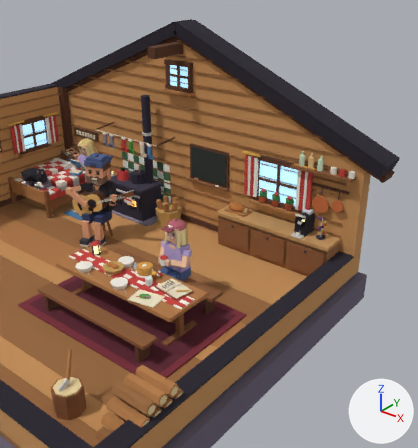
Before and after pictures for a commit that changed the glTF model public/models/hut.glb.
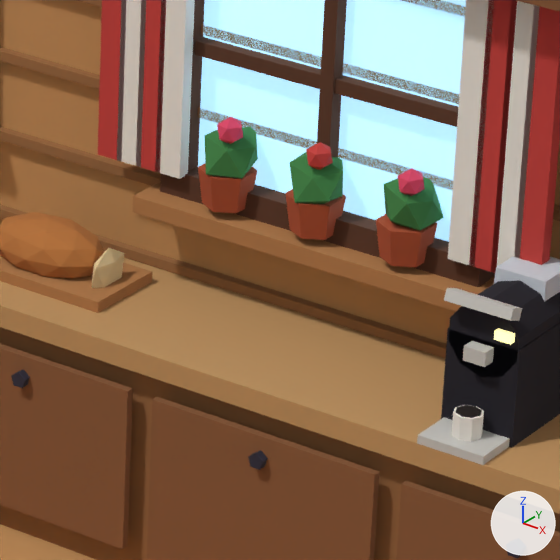
There are two pictures of each version: one from a 50 mm camera at (9.24, -6.96, 6.59) aimed at (1.89, 2.23, 0.89), one close up on the part from 55% to 75% of the width and 38% to 57% of the height. The lights are fixed; the arrows at lower right show +X, +Y and +Z. The first two pictures are the older version. Where no turn or scale is listed for an object, it has been applied to the vertices.

Objects in the first close-up: 'counter', 'curtains', 'geraniums', 'nespresso_body', 'room', 'window_frame', 'window_glass'.
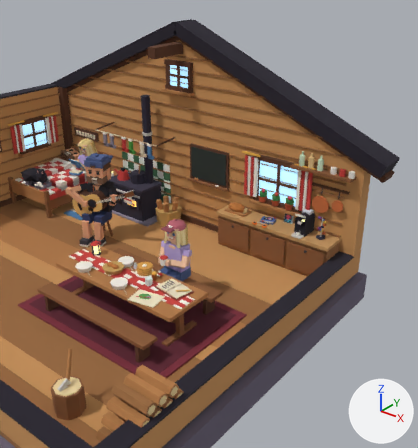
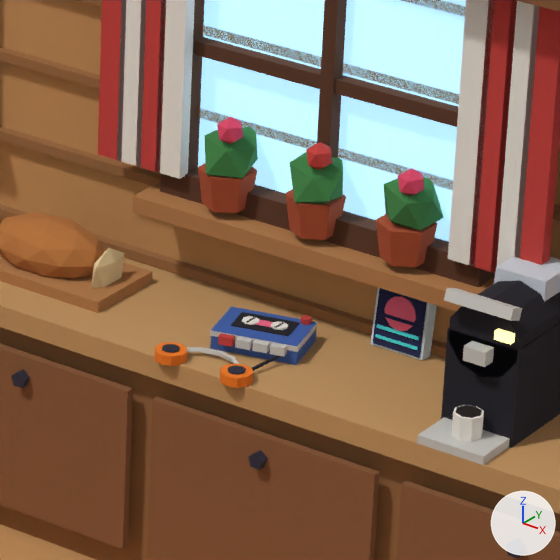
Boxes (x1, y1, x2, y2) around the edits, measured in the close-ups (560 x 560 px):
'walkman_body', added: after (155, 288, 437, 388)
    faces in mat_c_3f5fa8 (blue #3f5fa8): (210, 306, 317, 365)
    faces in mat_c_1f2550 (dark blue #1f2550): (373, 288, 427, 358)
    faces in mat_c_c9c6c0 (light grey #c9c6c0): (187, 308, 318, 364)
    faces in mat_c_f07a1a (orange #f07a1a): (155, 342, 253, 388)
    faces in mat_c_f06a8a (red #f06a8a): (255, 296, 416, 331)
'walkman_reel_0', added: after (242, 316, 260, 325)
'walkman_reel_1', added: after (271, 321, 288, 330)

Patch to the scene script:
```diff
--- a/public/models/hut.glb.py
+++ b/public/models/hut.glb.py
@@ mat_c_1b1820 @@
+mat_c_1b1820 = principled_material('c_1b1820')
+mat_c_1b1820.base_color = (0.011, 0.00913, 0.0144)  # black #1b1820
+mat_c_1b1820.roughness = 1.0
@@ mat_c_cfe0e8 @@
+mat_c_cfe0e8 = principled_material('c_cfe0e8')
+mat_c_cfe0e8.base_color = (0.624, 0.745, 0.807)  # pale blue #cfe0e8
+mat_c_cfe0e8.roughness = 1.0
@@ mat_c_3f5fa8 @@
+mat_c_3f5fa8 = principled_material('c_3f5fa8')
+mat_c_3f5fa8.base_color = (0.0497, 0.114, 0.392)  # blue #3f5fa8
+mat_c_3f5fa8.roughness = 1.0
@@ mat_c_1f2550 @@
+mat_c_1f2550 = principled_material('c_1f2550')
+mat_c_1f2550.base_color = (0.0137, 0.0185, 0.0802)  # dark blue #1f2550
+mat_c_1f2550.roughness = 1.0
@@ mat_c_f06a8a @@
+mat_c_f06a8a = principled_material('c_f06a8a')
+mat_c_f06a8a.base_color = (0.871, 0.144, 0.254)  # red #f06a8a
+mat_c_f06a8a.roughness = 1.0
@@ mat_c_4fe0e6 @@
+mat_c_4fe0e6 = principled_material('c_4fe0e6')
+mat_c_4fe0e6.base_color = (0.0782, 0.745, 0.791)  # cyan #4fe0e6
+mat_c_4fe0e6.roughness = 1.0
@@ me_walkman_reel_1 @@
+me_walkman_reel_1.from_pydata(...)  # an 8-sided cylinder along z spanning x -0.03..0.03, y -0.03..0.03, z 0.0..0.004, material slot 0; a box spanning x -0.004..0.004, y -0.025..0.025, z -0.0005..0.0045, material slot 1
+me_walkman_reel_1.materials.append(mat_c_f2ece2)  # white #f2ece2
+me_walkman_reel_1.materials.append(mat_c_1b1820)  # black #1b1820
@@ me_walkman_body @@
+me_walkman_body.from_pydata(...)  # 268 vertices, 432 faces; spans x 2.618..3.33, y 2.845..3.478, z 0.878..1.102
+me_walkman_body.materials.append(mat_c_3f5fa8)  # blue #3f5fa8
+me_walkman_body.materials.append(mat_c_c9c6c0)  # light grey #c9c6c0
+me_walkman_body.materials.append(mat_c_1b1820)  # black #1b1820
+me_walkman_body.materials.append(mat_c_f06a8a)  # red #f06a8a
+me_walkman_body.materials.append(mat_c_c8403a)  # red #c8403a
+me_walkman_body.materials.append(mat_c_f07a1a)  # orange #f07a1a
+me_walkman_body.materials.append(mat_c_2e2a3a)  # dark purple #2e2a3a
+me_walkman_body.materials.append(mat_c_1d1a24)  # black #1d1a24
+me_walkman_body.materials.append(mat_c_cfe0e8)  # pale blue #cfe0e8
+me_walkman_body.materials.append(mat_c_1f2550)  # dark blue #1f2550
+me_walkman_body.materials.append(mat_c_4fe0e6)  # cyan #4fe0e6
@@ ob_walkman_reel_1 @@
+ob_walkman_reel_1 = bpy.data.objects.new('walkman_reel_1', me_walkman_reel_1)
+ob_walkman_reel_1.location = (2.896, 3.202, 0.954)
@@ ob_walkman_reel_0 @@
+ob_walkman_reel_0 = bpy.data.objects.new('walkman_reel_0', me_walkman_reel_1.copy())
+ob_walkman_reel_0.location = (2.799, 3.177, 0.954)
@@ ob_walkman_body @@
+ob_walkman_body = bpy.data.objects.new('walkman_body', me_walkman_body)
+ob_walkman_body.location = (0.0, 0.0, 0.0)
```
